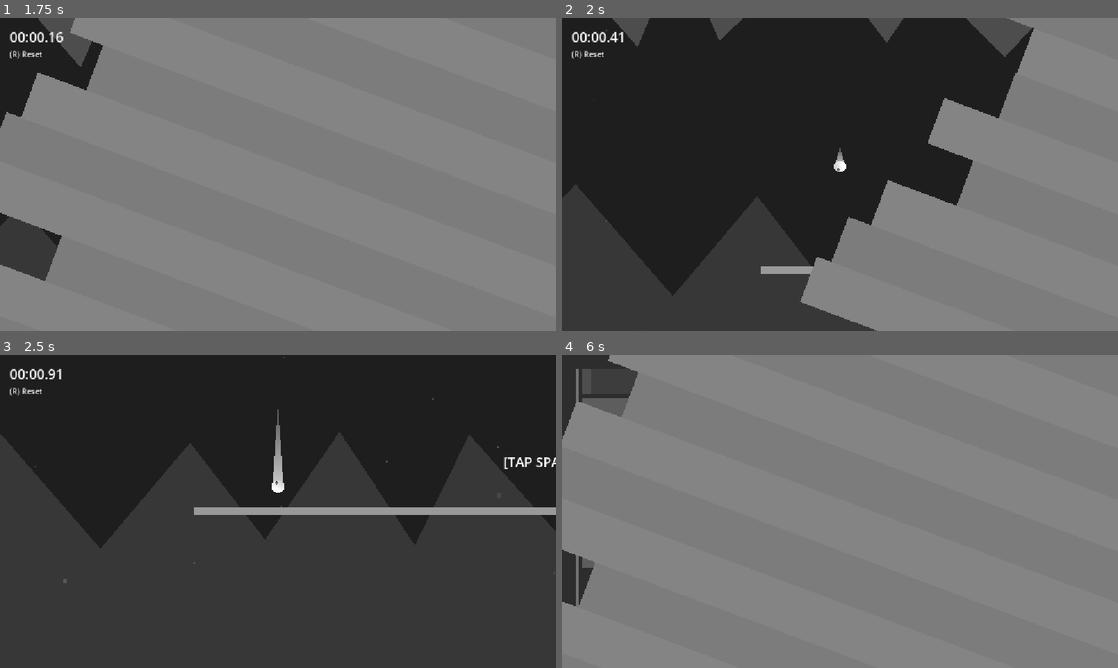
Above: before the commit, frames 1-4 (two rows, left to right).
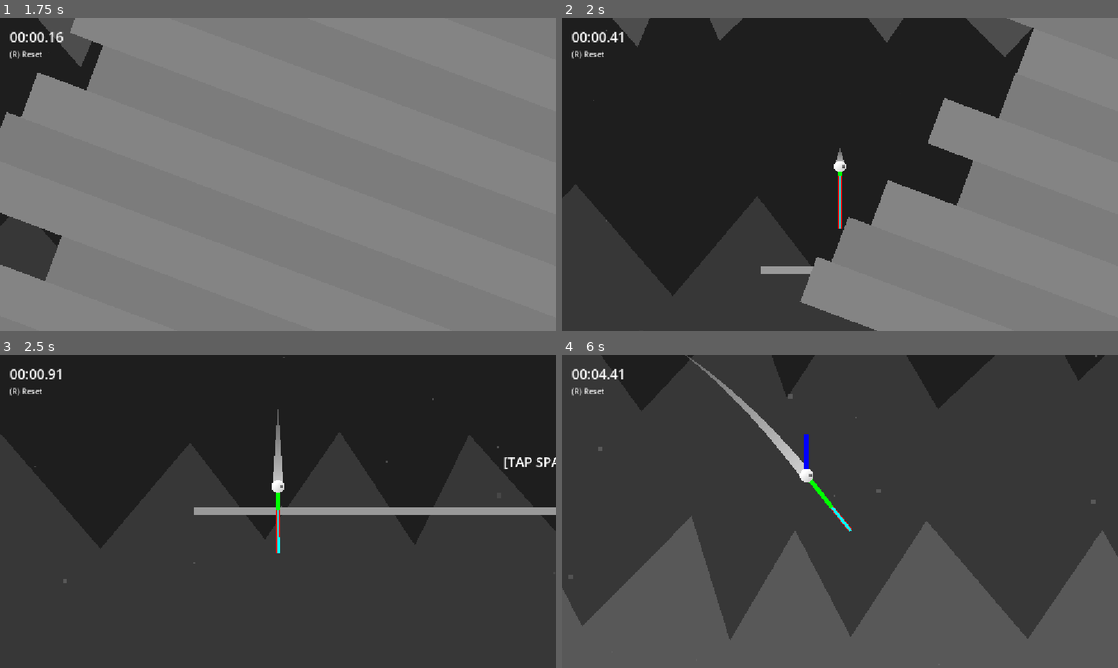
Above: after the commit, the same moments.

Repository: appellatebaton0/wierd-jam
Game: Godot game, scene res://Scenes/Main.tscn
Same seed, same stepped clock (60 frames per second), same inputs: the game is played once before the commit and once after it.
Inputs:
- Up to frame 1 (1.75 s): click "PLAY" at 0.5 s; click "PLAY" at 1.25 s
- Up to frame 2 (2 s): no input
- Up to frame 3 (2.5 s): tap Space (Jump) at 2, 2.1, 2.27 s; hold W from 2.03 s (still down)
- Up to frame 4 (6 s): tap Space (Jump) at 2.57, 2.75, 2.85, 3.02, 3.32, 3.5, 3.6, 4.25, 4.35, 4.52, 4.82, 5, 5.1, 5.27, 5.57, 5.75, 5.85 s; release W at 2.78 s; hold W 3.53-5.03 s

Frame 1 is identical in both runs. In frame 2, 0.2% of the frame differs, in the area x 48-52%, y 45-68%; in frame 3, 0.2%; in frame 4, 98%, in the area x 0-100%, y 0-100%.

Commit message:
h20 - Splines
I completely forgot this was getting time tracked - I've been experimenting with splines with the goal of turning this into a full game.

Diff:
--- a/Scenes/Levels/Curvature.tscn
+++ b/Scenes/Levels/Curvature.tscn
@@ -4,15 +4,13 @@
 [ext_resource type="PackedScene" uid="uid://dffj877vhhx4u" path="res://Scenes/LongRail.tscn" id="2_aus6k"]
 [ext_resource type="PackedScene" uid="uid://c8owosjuwdc1g" path="res://Scenes/MediumRail.tscn" id="3_7o0bt"]
 [ext_resource type="PackedScene" uid="uid://c6fvd8mqb1gxq" path="res://Scenes/Arrow.tscn" id="4_aus6k"]
+[ext_resource type="Script" uid="uid://bdrp7ecxbskf5" path="res://Scripts/Spline.gd" id="5_7o0bt"]
 
 [node name="Level" unique_id=1515485159 instance=ExtResource("1_d8lem")]
 index = 3
 
-[node name="Player" parent="." index="5" unique_id=993666105]
+[node name="Player" parent="." index="6" unique_id=993666105]
 position = Vector2(-263, -182.00006)
-
-[node name="Goal" parent="." index="7" unique_id=347924917]
-position = Vector2(1756, -204)
 
 [node name="LongRail" parent="." index="8" unique_id=1357488898 instance=ExtResource("2_aus6k")]
 position = Vector2(26.999985, 454)
@@ -83,7 +81,7 @@
 
 [node name="LongRail10" parent="." index="26" unique_id=41721441 instance=ExtResource("2_aus6k")]
 position = Vector2(570, -1065)
-rotation = 0.40214676
+rotation = 0.9867868
 
 [node name="LongRail15" parent="." index="27" unique_id=1240439462 instance=ExtResource("2_aus6k")]
 position = Vector2(295, -1318.0001)
@@ -101,3 +99,40 @@
 
 [node name="MediumRail7" parent="." index="30" unique_id=1759523441 instance=ExtResource("3_7o0bt")]
 position = Vector2(819, 547)
+
+[node name="Goal" parent="." index="31" unique_id=347924917]
+position = Vector2(1756, -204)
+
+[node name="Spline2D" type="Line2D" parent="." index="32" unique_id=2118454019]
+position = Vector2(316, 527)
+points = PackedVector2Array(41, 7, 421, -30, 668, -233, 539, -615, 665, -1024, 451, -1144, 131, -1039, 17, -999, -87, -1024, -67, -1124, -161, -1290, -30, -1247, 149, -1240, 288, -1233, 376, -1223, 325, -1385)
+width = 40.0
+default_color = Color(0, 0, 0, 0)
+script = ExtResource("5_7o0bt")
+color = Color(0, 1, 1, 1)
+seg = 18.0
+metadata/_custom_type_script = "uid://bdrp7ecxbskf5"
+
+[node name="StaticBody2D2" type="StaticBody2D" parent="Spline2D" index="0" unique_id=1589709393]
+
+[node name="Spline2D3" type="Line2D" parent="." index="33" unique_id=1439336853]
+position = Vector2(105, 0)
+points = PackedVector2Array(2583, -1582, 2675, -982, 2221, -775, 1771, -1229)
+width = 30.0
+default_color = Color(0, 0, 0, 0)
+script = ExtResource("5_7o0bt")
+color = Color(0.6520202, 0.548665, 0.7851908, 1)
+metadata/_custom_type_script = "uid://bdrp7ecxbskf5"
+
+[node name="StaticBody2D" type="StaticBody2D" parent="Spline2D3" index="0" unique_id=552809254]
+
+[node name="Collider" type="CollisionPolygon2D" parent="Spline2D3/StaticBody2D" index="0" unique_id=762947340]
+z_index = -1
+polygon = PackedVector2Array(2578.1162, -1583.0714, 2563.2932, -1515.4935, 2545.813, -1453.348, 2525.6572, -1396.5083, 2502.837, -1344.9746, 2477.3655, -1298.7437, 2449.2554, -1257.8065, 2418.5168, -1222.1471, 2385.1536, -1191.7418, 2349.157, -1166.5632, 2310.5066, -1146.5854, 2269.1707, -1131.7925, 2225.1165, -1122.1814, 2178.3164, -1117.7615, 2128.7527, -1118.549, 2076.4182, -1124.5616, 2021.313, -1135.8156, 1963.4418, -1152.323, 1902.811, -1174.0927, 1839.4279, -1201.1306, 1773.195, -1233.4924, 1768.805, -1224.5076, 1835.2621, -1192.0396, 1899.1489, -1164.7872, 1960.3683, -1142.8071, 2018.927, -1126.1044, 2074.8318, -1114.6884, 2128.0872, -1108.5712, 2178.6938, -1107.7686, 2226.6433, -1112.2986, 2271.9192, -1122.1775, 2314.4934, -1137.4146, 2354.3328, -1158.0068, 2391.4065, -1183.9381, 2425.693, -1215.183, 2457.1846, -1251.7135, 2485.8845, -1293.5063, 2511.8027, -1340.5454, 2534.9526, -1392.8218, 2555.3472, -1450.3319, 2572.9968, -1513.0765, 2587.8838, -1580.9286)
+
+[node name="Spline2D2" type="Line2D" parent="." index="34" unique_id=215029426]
+points = PackedVector2Array(46, -850, -413, -822, -583, -1020, -477, -1377, -528, -1803, -327, -2037, 61, -1675, 437, -1413, 862, -1353, 873, -1785, 1186, -2059, 976, -2532, 740, -2399, 143, -2100, 334, -2808, 715, -2716, 1009, -2977, 1400, -2988, 2107, -2758, 2552, -2715, 2827, -2463, 2618, -2198)
+width = 40.0
+default_color = Color(0, 0, 0, 0)
+script = ExtResource("5_7o0bt")
+metadata/_custom_type_script = "uid://bdrp7ecxbskf5"
--- a/Scenes/Levels/Gravity_Defier.tscn
+++ b/Scenes/Levels/Gravity_Defier.tscn
@@ -17,7 +17,7 @@
 [node name="Polygon2D" parent="Parallax2D3" parent_id_path=PackedInt32Array(291028766) index="0" unique_id=1980736197]
 polygon = PackedVector2Array(7500, -1500, 7500, 1500, -7500, 1500, -7500, -1500, -7500, -1353.279, -7283.0845, -1681.59 …(1219 unchanged characters)…
 
-[node name="Player" parent="." index="5" unique_id=993666105]
+[node name="Player" parent="." index="6" unique_id=993666105]
 position = Vector2(-3087, -41.00006)
 
 [node name="LongRail" parent="." index="7" unique_id=1357488898 instance=ExtResource("2_msm3a")]
@@ -63,9 +63,6 @@
 [node name="LongRail12" parent="." index="19" unique_id=2122256474 instance=ExtResource("2_msm3a")]
 position = Vector2(1395, 555)
 
-[node name="Goal" parent="." index="20" unique_id=347924917]
-position = Vector2(3225, -297)
-
 [node name="LongRail14" parent="." index="21" unique_id=609177490 instance=ExtResource("2_msm3a")]
 position = Vector2(1823, 178)
 rotation = 1.5707964
@@ -82,3 +79,6 @@
 
 [node name="MediumRail" parent="." index="25" unique_id=597157224 instance=ExtResource("3_h3cm2")]
 position = Vector2(2398, -49)
+
+[node name="Goal" parent="." index="26" unique_id=347924917]
+position = Vector2(3225, -297)
--- a/Scenes/Levels/Introduction.tscn
+++ b/Scenes/Levels/Introduction.tscn
@@ -14,7 +14,7 @@
 [node name="Polygon2D" parent="Parallax2D3" parent_id_path=PackedInt32Array(291028766) index="0" unique_id=1980736197]
 polygon = PackedVector2Array(7500, -1500, 7500, 1500, -7500, 1500, -7500, -1500, -7500, -1253.3159, -7230.6055, -1669.7 …(1284 unchanged characters)…
 
-[node name="Player" parent="." index="5" unique_id=993666105]
+[node name="Player" parent="." index="6" unique_id=993666105]
 position = Vector2(-511, -539.00006)
 
 [node name="LongRail" parent="." index="7" unique_id=1357488898 instance=ExtResource("2_a8t06")]
@@ -40,5 +40,5 @@
 theme_override_font_sizes/font_size = 50
 text = "[TAP SPACE] - Jump"
 
-[node name="Goal" parent="." index="13" unique_id=347924917]
+[node name="Goal" parent="." index="14" unique_id=347924917]
 position = Vector2(1131, -312)
--- a/Scenes/Player.tscn
+++ b/Scenes/Player.tscn
@@ -61,6 +61,8 @@
 rotation = 3.1381004
 collision_layer = 2
 collision_mask = 5
+motion_mode = 1
+wall_min_slide_angle = 0.0
 floor_stop_on_slope = false
 floor_block_on_wall = false
 platform_floor_layers = 4294967041
--- a/Scripts/Player.gd
+++ b/Scripts/Player.gd
@@ -1,11 +1,11 @@
 class_name Player extends CharacterBody2D
 # The class for the player. Snaps(?) to the nearest rail.
 
-const DEBUG := false
+const DEBUG := true
 
 @onready var spawn_position = global_position
 
-@export var grind_speed := 700.0
+@export var grind_speed := 1000.0
 @export var jump_height := 670.0
 
 const JUMP_BUFFER := 0.1
@@ -18,11 +18,29 @@
 var direction:Vector2 : set =_set_dir
 func _set_dir(to:Vector2): direction = to.normalized()
 
-func _ready(): Global.reset_level.connect(_on_reset)
+func _ready():
+	Global.reset_level.connect(_on_reset)
 
+var last_wall_normal:Vector2
 func _physics_process(delta: float) -> void:
 	# For the line debugging.
 	if DEBUG: queue_redraw()
+
+
+	if is_on_wall():
+		# Create a vector rotated to mimic the rail's rotation.
+		var grind_vector = get_wall_normal()
+
+		# Find the two vectors parallel to the rail.
+		var a = Vector2(-grind_vector.y,  grind_vector.x) ## 90* Counterclockwise
+		var b = Vector2( grind_vector.y, -grind_vector.x) ## 90* Clockwise
+
+		# Figure out which direction is closer to the current direction, and set to that.
+		direction = closest([a,b], direction) - (grind_vector / 2)
+		#print(direction, " out of ", [a,b], " from ", get_wall_normal())
+
+		#on_snap_mag = mag(velocity.project(direction))
+
 
 	# Buffer the jump input.
 	jump_buffering = move_toward(jump_buffering, 0, delta)
@@ -30,7 +48,7 @@
 
 
 	# Grinding
-	if snapped_to:
+	if is_on_wall():
 		velocity = direction * max(grind_speed, on_snap_mag)
 
 
@@ -42,10 +60,10 @@
 			var b = direction.rotated(deg_to_rad(-90))
 
 			# Compare them to the direction from the rail to the player.
-			var rail_to_player = snapped_to.global_position.direction_to(global_position)
+			var rail_to_player = get_wall_normal()
 
 			# Choose the jump direction based on which is closer to that direction.
-			var jump_direction = closest([a,b], rail_to_player)
+			var jump_direction = get_wall_normal()
 
 			velocity += jump_direction * mag(velocity)
 
@@ -53,13 +71,19 @@
 
 			snapped_to = null
 
+
 	# Freefall
 	else:
+
+
 
 		velocity += get_gravity() * delta
 
 		# Set the current direction to the velocity (automatically normalized).
 		direction = velocity
+
+
+
 
 	if not DEBUG: rotation += deg_to_rad(sqrt(pow(velocity.x,2) + pow(velocity.y, 2)) / 40)
 
@@ -70,21 +94,21 @@
 	elif rail is Rail: snap_to(rail) # Snap to this rail.
 func _on_rail_exit (rail:Node2D): if snapped_to == rail: snapped_to = null
 
-func snap_to(rail:Rail):
-	snapped_to = rail
-
-
-	# Create a vector rotated to mimic the rail's rotation.
-	var rail_vector = Vector2.DOWN.rotated(rail.rotation)
-
-	# Find the two vectors parallel to the rail.
-	var a = rail_vector.rotated(deg_to_rad(-90))
-	var b = rail_vector.rotated(deg_to_rad(90))
-
-	# Figure out which direction is closer to the current direction, and set to that.
-	direction = closest([a,b], direction)
-
-	on_snap_mag = mag(velocity.project(direction))
+func snap_to(rail:Rail): pass
+	#snapped_to = rail
+	#
+	#
+	## Create a vector rotated to mimic the rail's rotation.
+	#var rail_vector = Vector2.DOWN.rotated(rail.rotation)
+	#
+	## Find the two vectors parallel to the rail.
+	#var a = rail_vector.rotated(deg_to_rad(-90))
+	#var b = rail_vector.rotated(deg_to_rad(90))
+	#
+	## Figure out which direction is closer to the current direction, and set to that.
+	#direction = closest([a,b], direction)
+	#
+	#on_snap_mag = mag(velocity.project(direction))
 
 # Returns the Vector2 that is most similar to the comparator out of the given array.
 func closest(of:Array[Vector2], compared_to:Vector2):
@@ -117,16 +141,19 @@
 
 	draw_line(Vector2.ZERO, -velocity.normalized() * 250, Color.AQUA, 10)
 
-	if snapped_to:
-		# Get the two options for jump directions. (Perpendiculars to current dir).
-		var a = direction.rotated(deg_to_rad(90))
-		var b = direction.rotated(deg_to_rad(-90))
+	if is_on_wall():
+		draw_line(Vector2.ZERO, get_wall_normal() * 200, Color.WEB_PURPLE, 10)
 
-		# Compare them to the direction from the rail to the player.
-		var rail_to_player = snapped_to.global_position.direction_to(global_position)
+	# Get the two options for jump directions. (Perpendiculars to current dir).
+	#var a = get_wall_normal().rotated(deg_to_rad(90))
+	#var b = get_wall_normal().rotated(deg_to_rad(-90))
 
-		var jump_direction = a if a.dot(rail_to_player) > b.dot(rail_to_player) else b
+	# Compare them to the direction from the rail to the player.
+	#var rail_to_player = get_wall_normal()
 
-		draw_line(Vector2.ZERO, -jump_direction * jump_height, Color.BLUE, 15)
+	var jump_direction = get_wall_normal()
+	draw_line(Vector2.ZERO, -jump_direction * mag(velocity) / 10, Color.BLUE, 15)
 
-		draw_line(to_local(snapped_to.global_position), (Vector2.DOWN.rotated(snapped_to.rotation) * 250) + to_local(snapped_to.global_position), Color.GREEN, 15)
+	draw_line(Vector2.ZERO, -velocity/ 10, Color.GREEN, 15)
+
+	#draw_line(to_local(snapped_to.global_position), (Vector2.DOWN.rotated(snapped_to.rotation) * 250) + to_local(snapped_to.global_position), Color.GREEN, 15)
--- /dev/null
+++ b/Scripts/Spline.gd
@@ -0,0 +1,144 @@
+@tool
+class_name Spline2D extends Line2D
+
+@export var color := Color.WHITE:
+	set(to):
+		color = to
+
+		queue_redraw()
+
+var collider:CollisionPolygon2D
+
+## The points that make up the visible line / mesh.
+## Amount depends on seg
+var sample_points:Array[Vector2]
+## The current mesh based off sample_points and width.
+var sample_mesh:Array[Vector2]
+
+@export_range(1, 100, 1.0) var seg := 20.0:
+	set(to):
+		seg = to
+
+		regenerate_sample()
+		queue_redraw()
+		generate()
+
+@export_tool_button("GenerateShape") var gen := generate
+func generate():
+
+	var poly := CollisionPolygon2D.new() if not collider else collider
+
+	if not collider:
+
+		var stat = StaticBody2D.new()
+		stat.name = "StaticBody2D"
+		add_child(stat)
+		stat.owner = owner
+
+		stat.add_child(poly)
+		poly.name = "Collider"
+		poly.owner = owner
+		collider = poly
+		poly.z_index -= 1
+
+	# Set the polygons to the new set.
+	poly.polygon = regenerate_mesh()
+
+
+func _draw() -> void: draw_polygon(sample_mesh, [color])
+
+func _ready() -> void:
+	default_color = Color(0,0,0,0)
+
+	regenerate_sample()
+	queue_redraw()
+	generate()
+
+## Constantly update while in the editor.
+var last_points
+func _process(_delta: float) -> void: if Engine.is_editor_hint() and points != last_points: #if randf() > 0.5:
+
+	regenerate_sample()
+	queue_redraw()
+	generate()
+
+	last_points = points
+
+## Create a bezier spline using an array of points.
+func bezier(t := 0.0, with := points) -> Vector2:
+
+	## Create all the segments
+	var segments:Array[Array]
+	for i in range(len(with)):
+
+		if i % 3 == 0:
+			var segment:Array[Vector2]
+			for j in range(4):
+				if len(with) > i+j:
+					segment.append(with[i + j])
+			segments.append(segment)
+
+
+	return spline(t - floor(t), segments[floor(t)])
+
+## Create a basic spline using an array of points.
+func spline(t := 0.0, with := points) -> Vector2:
+
+	#print(with)
+	match len(with):
+		0: return Vector2.ZERO
+		1: return with[0]
+		2: return lerp(with[0], with[1], t)
+		_:
+			#print(with)
+			@warning_ignore("integer_division")
+			var left = with.slice(0, len(with) / 2)
+			@warning_ignore("integer_division")
+			var right = with.slice(len(with)/2, len(with))
+
+
+			var left_spline  = spline(t, left)
+			var right_spline = spline(t, right)
+
+			return lerp(left_spline, right_spline, t)
+
+## Regenerate the sample points.
+func regenerate_sample() -> void:
+	sample_points.clear()
+	for i in range(seg * ceil(len(points) / 3.0)):
+		var t = i / seg
+
+		var point = bezier(t)
+
+		if not sample_points.has(point): sample_points.append(point)
+
+	regenerate_mesh()
+
+## Regenerate the mesh.
+func regenerate_mesh() -> Array[Vector2]:
+	# Store the two sides of the line seperately.
+	var a:Array[Vector2]
+	var b:Array[Vector2]
+
+	for i in len(sample_points):
+
+		var point = sample_points[i]
+
+		# Get the 2 points surrounding this one, and get the direction between them.
+
+		var dir_a = sample_points[max(i - 1, 0)]
+		var dir_b = sample_points[min(i + 1, len(sample_points) - 1)]
+
+		var dir = dir_a.direction_to(dir_b)
+
+		# Place the mesh points at (width/2) distance from this
+		# point, perpendicular to the above direction.
+	#
+		a.append(point + Vector2(-dir.y, dir.x) * width / 2)
+		b.append(point + Vector2(dir.y, -dir.x) * width / 2)
+
+	# Reverse one side so they'll be continous.
+	b.reverse()
+
+	sample_mesh = a + b
+	return sample_mesh
Not shown, added: Assets/thumbnail.png.import
Not shown, added: Scripts/Spline.gd.uid
Not shown, changed: .gitignore
